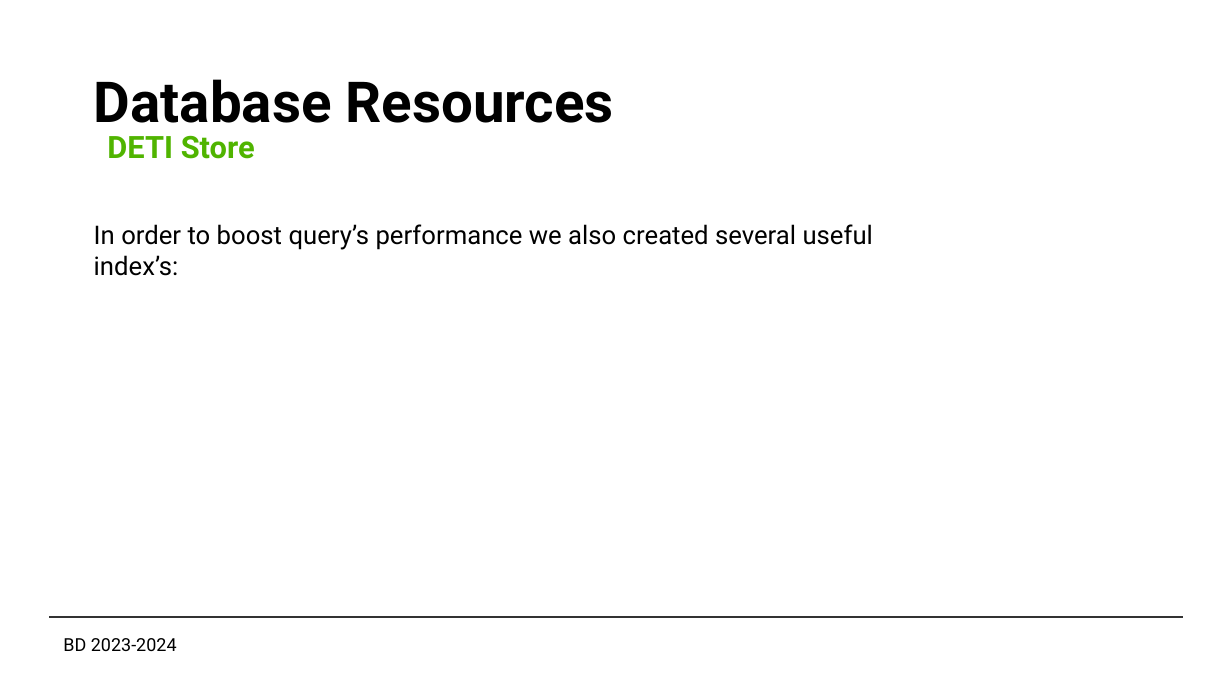
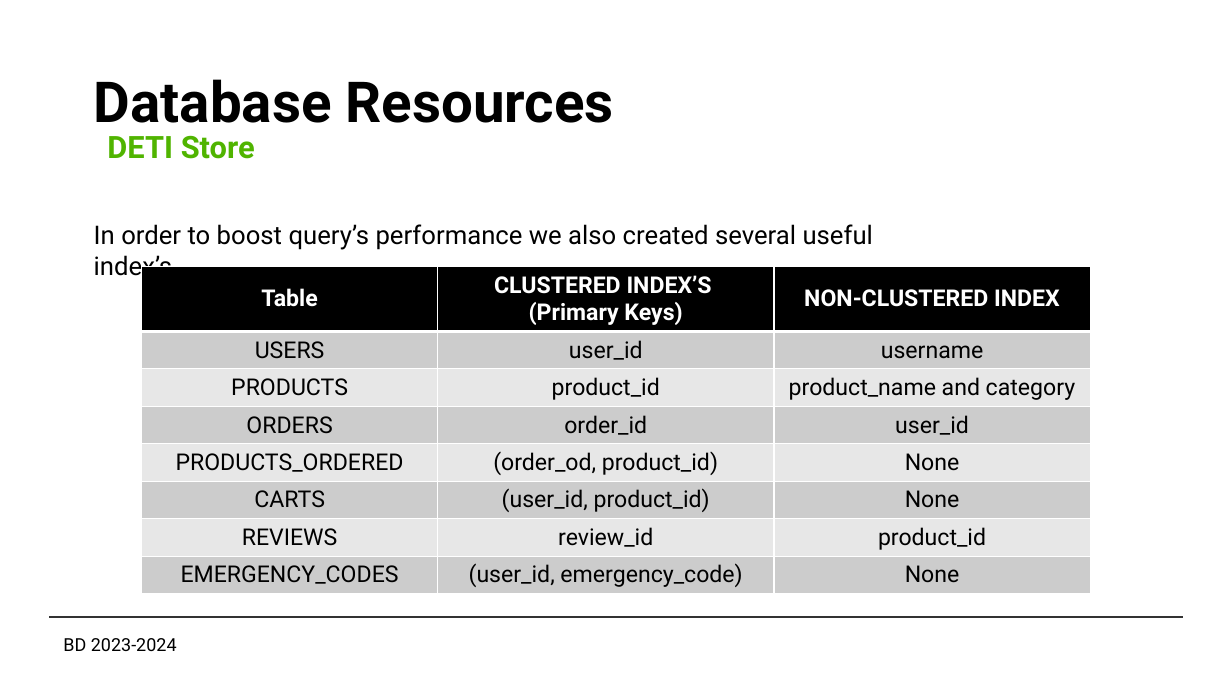
Before and after one commit to tiagosf13/BD-Project, a slide deck: slide 7 of Second Assignment/DETI STORE.pptx. Drawn at 1232x693 pixels with LibreOffice and Linux fonts; fonts in the diff are those of the drawing. Boxes give left, top, right and bottom in pixels: in the first picture for what was removed or moved away, otherwise in the second. Text is boxed around its words. In the diff, an @@ line names an element or a change of style, - is before the commit and + after.

Commit message:
isAdmin fix, search available products UDF,powerpoint

```diff
--- a/Second Assignment/DETI STORE.pptx
+++ b/Second Assignment/DETI STORE.pptx
@@ text at (94,224,873,281): text changed @@
-In order to boost query’s performance we also created several useful index’s:
+In order to boost query’s performance we also created several useful index’s
@@ table added at (141,266,1090,593), 8 rows, 3 columns @@
+Table | CLUSTERED INDEX’S (Primary Keys) | NON-CLUSTERED INDEX
+USERS | user_id | username
+PRODUCTS | product_id | product_name and category
+ORDERS | order_id | user_id
+PRODUCTS_ORDERED | (order_od, product_id) | None
+CARTS | (user_id, product_id) | None
+REVIEWS | review_id | product_id
+EMERGENCY_CODES | (user_id, emergency_code) | None
```
Also in this commit, not shown: 1 other slide changed, 1 slide added, 6 other files.
